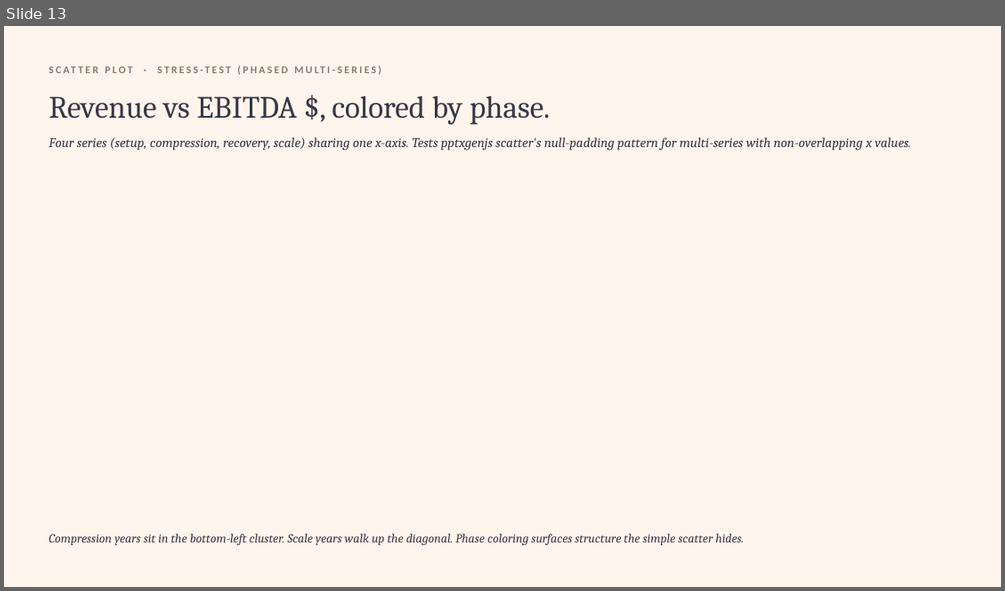
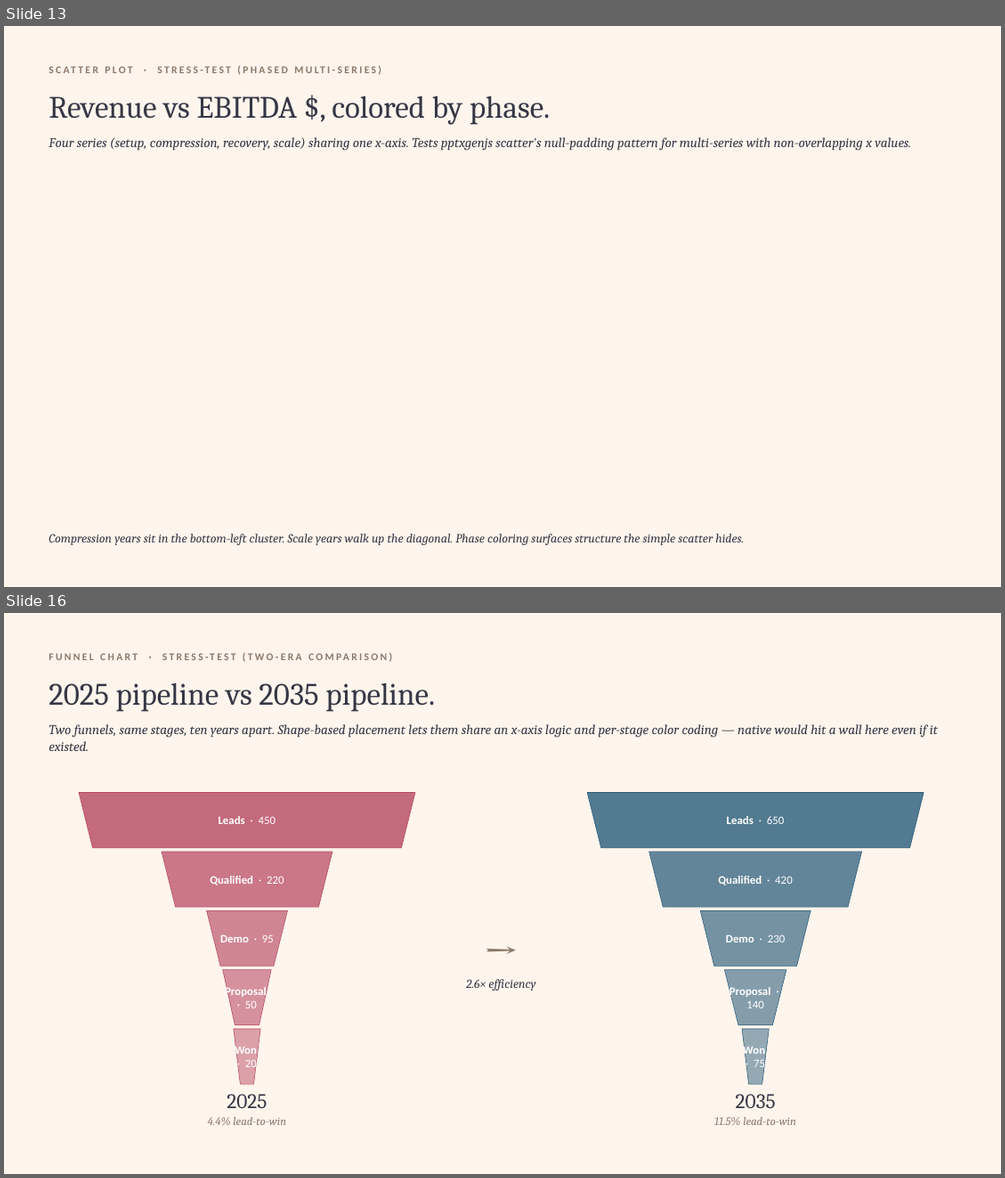
Before and after one commit to nsaperia/claude-pptx-plot, a slide deck: output/audit_deck.pptx. Shown one above the other, each under a label of ours: slide 13 before the commit, slides 13 and 16 after it; the slides between them are not shown. The pictures are 1005x591 and 1005x1178 pixels, drawn with LibreOffice and Linux fonts; fonts in the diff are those of the drawing. Boxes give left, top, right and bottom in pixels: in the first picture for what was removed or moved away, otherwise in the second. Text is boxed around its words. In the diff, an @@ line names an element or a change of style, - is before the commit and + after.

```diff
--- a/output/audit_deck.pptx
+++ b/output/audit_deck.pptx
@@ slide 16 added at (4,613,1001,1174), background #FFF5ED @@
@@ text added at (48,653,138,660), 10 pt, text #8A7968, bold @@
+FUNNEL CHART · STRESS-TEST (TWO-ERA COMPARISON)
@@ text added at (48,682,435,712), 30 pt, text #353745 @@
+2025 pipeline vs 2035 pipeline.
@@ text added at (48,724,938,751), 13 pt, text #353745, italic @@
+Two funnels, same stages, ten years apart. Shape-based placement lets them share an x-axis logic and per-stage color coding — native would hit a wall here even if it existed.
@@ trapezoid added at (79,793,415,848), fill #B84C65 at 82% opacity, outline #B84C65 0.5 pt @@
@@ trapezoid added at (587,793,923,848), fill #2D5F7C at 82% opacity, outline #2D5F7C 0.5 pt @@
@@ text added at (218,816,276,824), 11 pt, text #FFFFFF, bold @@
+Leads · 450
@@ text added at (727,816,785,824), 11 pt, text #FFFFFF, bold @@
+Leads · 650
@@ trapezoid added at (162,852,333,907), fill #B84C65 at 74% opacity, outline #B84C65 0.5 pt @@
@@ trapezoid added at (649,852,862,907), fill #2D5F7C at 74% opacity, outline #2D5F7C 0.5 pt @@
@@ text added at (210,876,284,885), 11 pt, text #FFFFFF, bold @@
+Qualified · 220
@@ text added at (718,876,793,885), 11 pt, text #FFFFFF, bold @@
+Qualified · 420
@@ trapezoid added at (207,910,287,966), fill #B84C65 at 66% opacity, outline #B84C65 0.5 pt @@
@@ text added at (437,919,565,980), 44 pt, text #8A7968 @@
+→
@@ trapezoid added at (700,910,811,966), fill #2D5F7C at 66% opacity, outline #2D5F7C 0.5 pt @@
@@ text added at (220,935,274,942), 11 pt, text #FFFFFF, bold @@
+Demo · 95
@@ text added at (726,934,785,942), 11 pt, text #FFFFFF, bold @@
+Demo · 230
@@ trapezoid added at (223,970,272,1025), fill #B84C65 at 58% opacity, outline #B84C65 0.5 pt @@
@@ text added at (225,985,267,1008), 11 pt, text #FFFFFF, bold @@
+Proposal · 50
@@ text added at (466,979,535,990), 12 pt, text #353745, italic @@
+2.6× efficiency
@@ trapezoid added at (725,970,787,1025), fill #2D5F7C at 58% opacity, outline #2D5F7C 0.5 pt @@
@@ text added at (729,987,771,1008), 11 pt, text #FFFFFF, bold @@
+Proposal · 140
@@ trapezoid added at (234,1029,260,1084), fill #B84C65 at 50% opacity, outline #B84C65 0.5 pt @@
@@ trapezoid added at (742,1029,769,1084), fill #2D5F7C at 50% opacity, outline #2D5F7C 0.5 pt @@
@@ text added at (235,1045,257,1071), 11 pt, text #FFFFFF, bold @@
+Won · 20
@@ text added at (743,1044,765,1071), 11 pt, text #FFFFFF, bold @@
+Won · 75
@@ text added at (208,1117,286,1126), 11 pt, text #8A7968, italic @@
+4.4% lead-to-win
@@ text added at (226,1094,267,1108), 20 pt, text #353745 @@
+2025
@@ text added at (714,1117,796,1126), 11 pt, text #8A7968, italic @@
+11.5% lead-to-win
@@ text added at (736,1094,776,1108), 20 pt, text #353745 @@
+2035
```
Also in this commit, not shown: 3 other slides added, 3 other files.
